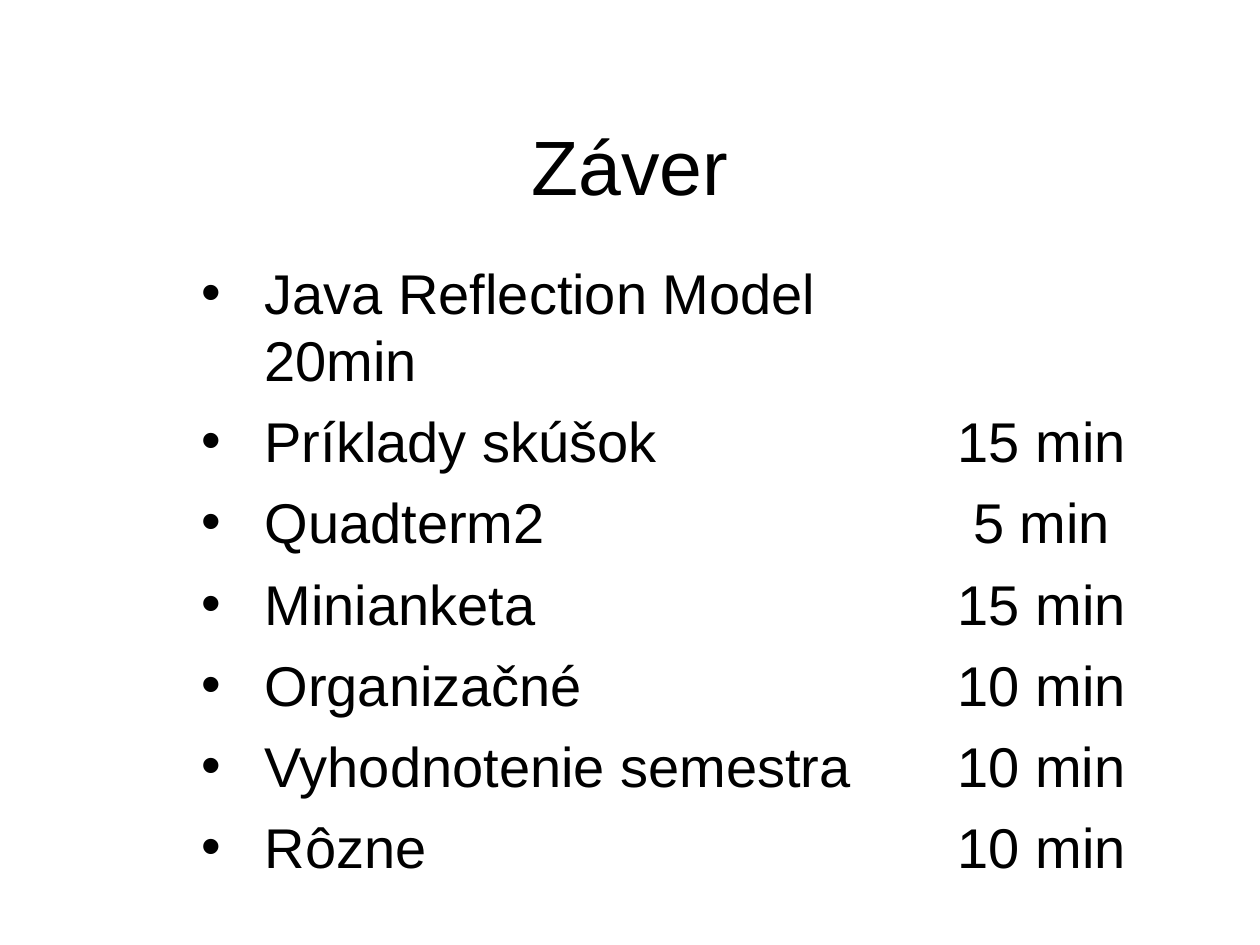
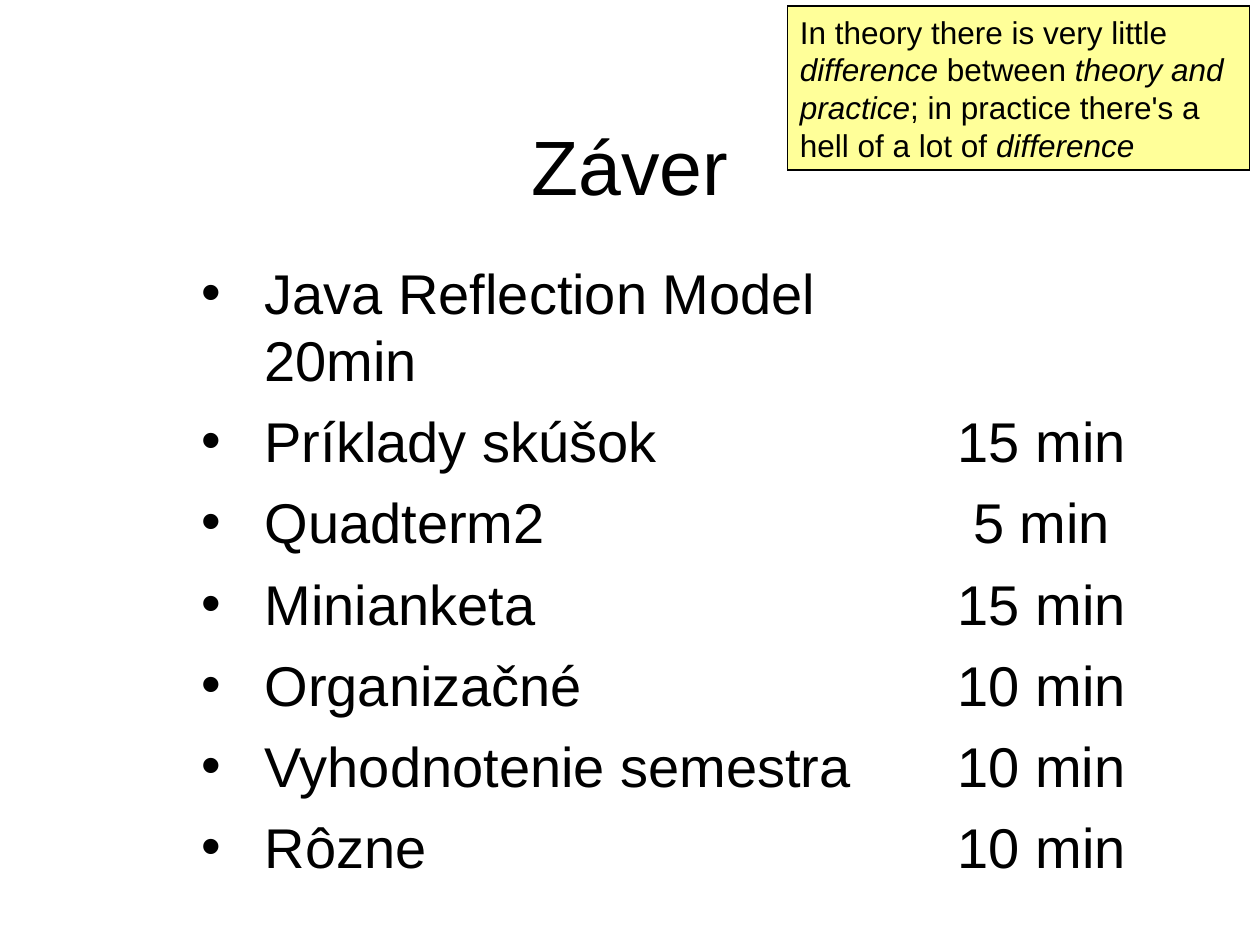
Before and after one commit to Programovanie4/Prednasky, a slide deck: slide 1 of 13/13_java.ppt. Drawn at 1260x945 pixels with LibreOffice and Linux fonts; fonts in the diff are those of the drawing. Boxes give left, top, right and bottom in pixels: in the first picture for what was removed or moved away, otherwise in the second. Text is boxed around its words. In the diff, an @@ line names an element or a change of style, - is before the commit and + after.

```diff
--- a/13/13_java.ppt
+++ b/13/13_java.ppt
@@ rectangle added at (788,6,1250,170), fill #FFFF99, outline #000000 0.74 pt, 18 pt, text #000000 @@
+In theory there is very little difference between theory and practice; in practice there's a hell of a lot of difference
```
Also in this commit, not shown: 1 slide added, 3 other files.
